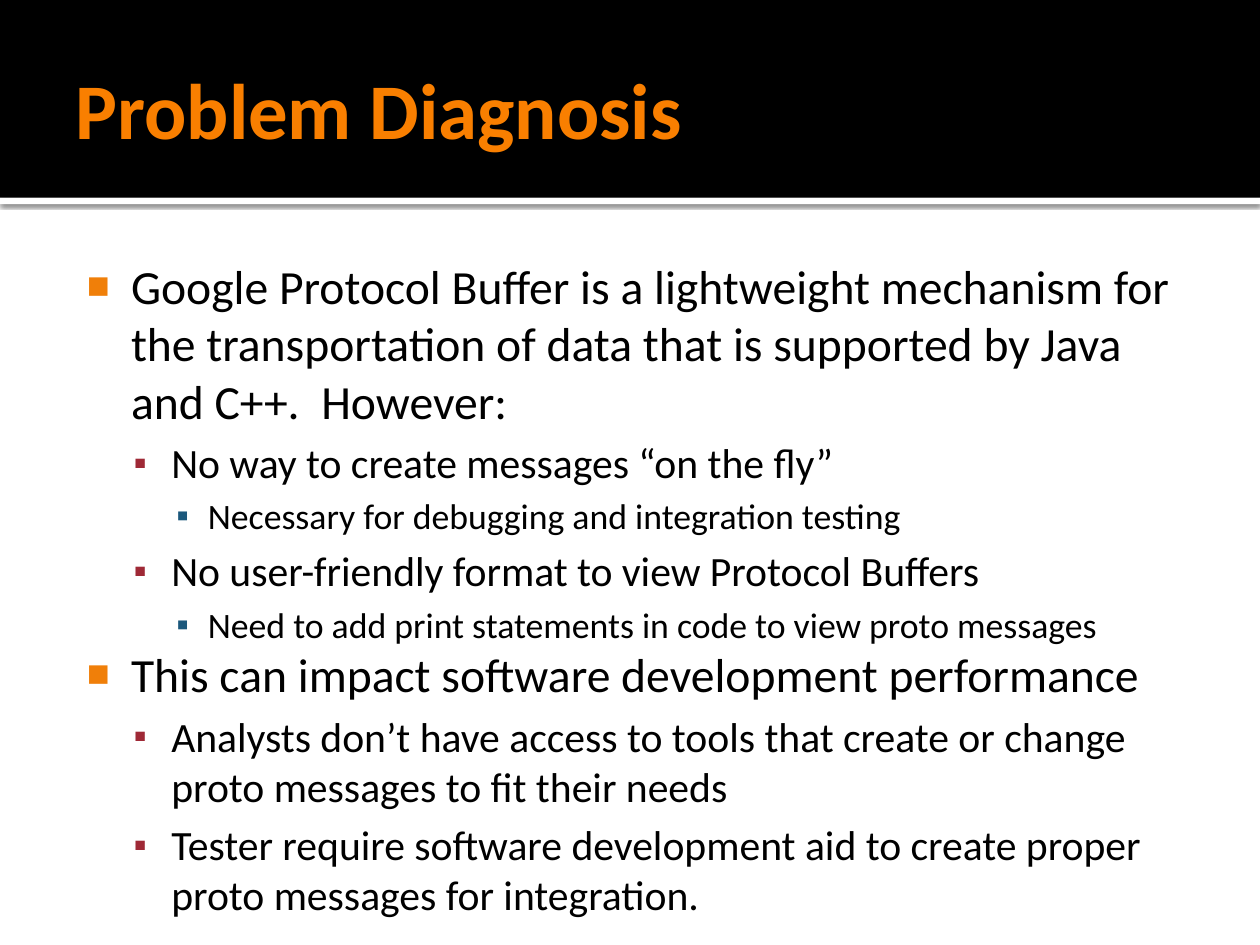
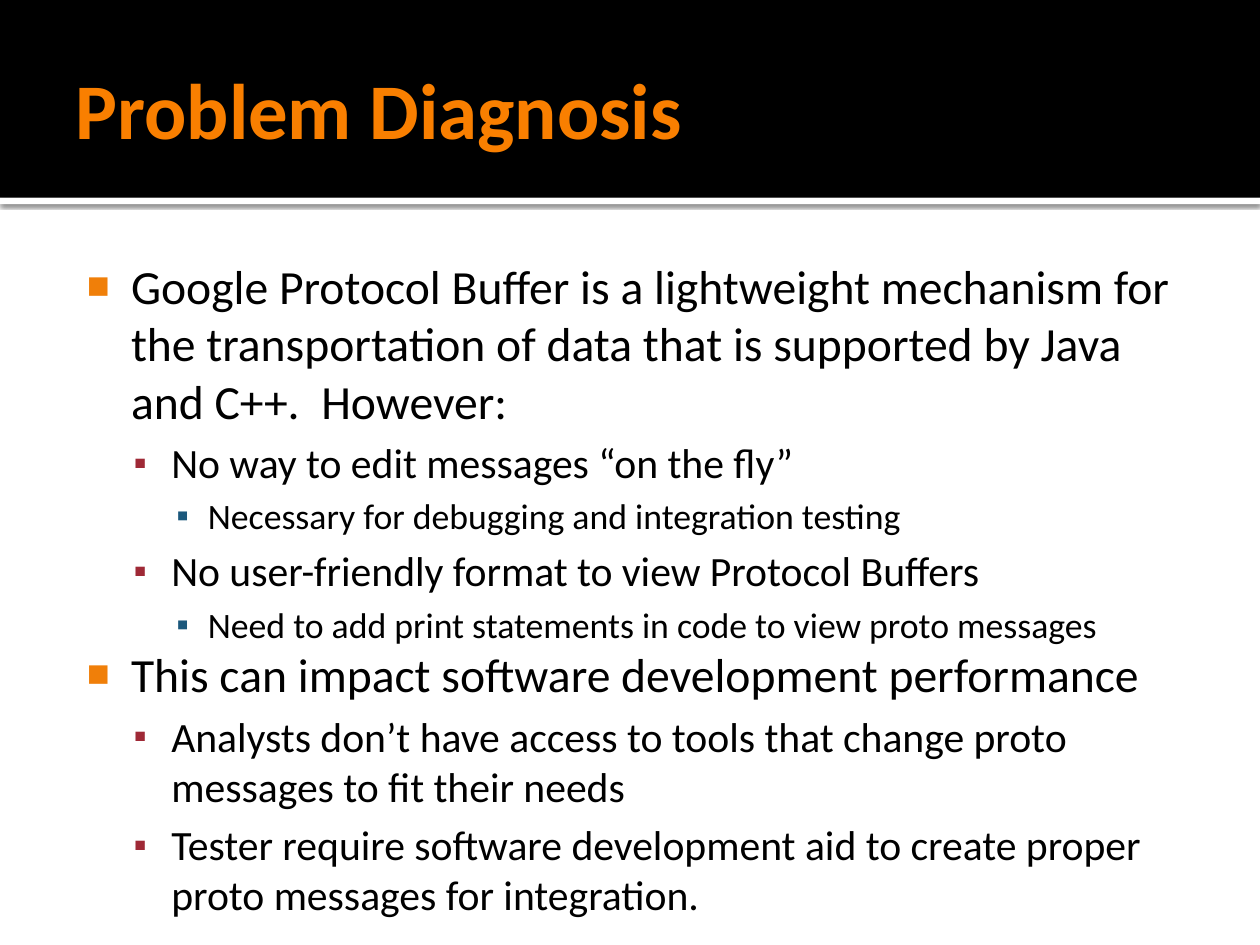
Before and after one commit to dolordecorus/ProtoCapstonProject, a slide deck: slide 5 of Documents/ProtoDebuggerPresentation.pptx. Drawn at 1260x945 pixels with LibreOffice and Linux fonts; fonts in the diff are those of the drawing. Boxes give left, top, right and bottom in pixels: in the first picture for what was removed or moved away, otherwise in the second. Text is boxed around its words. In the diff, an @@ line names an element or a change of style, - is before the commit and + after.

```diff
--- a/Documents/ProtoDebuggerPresentation.pptx
+++ b/Documents/ProtoDebuggerPresentation.pptx
@@ text at [171,448,793,485]: text changed @@
-  ▪ No way to create messages “on the fly”
+  ▪ No way to edit messages “on the fly”
@@ text at [171,723,1067,809]: text changed @@
-  ▪ Analysts don’t have access to tools that create or change proto messages to fit their needs
+  ▪ Analysts don’t have access to tools that change proto messages to fit their needs
```
Also in this commit, not shown: 1 other slide changed, 1 slide added, 8 other files.
